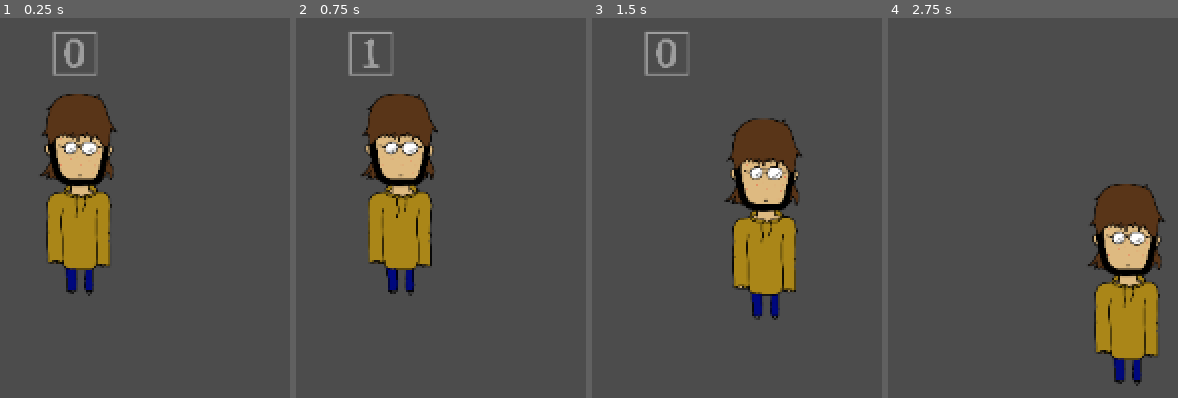
Above: before the commit, frames 1-4 (left to right).
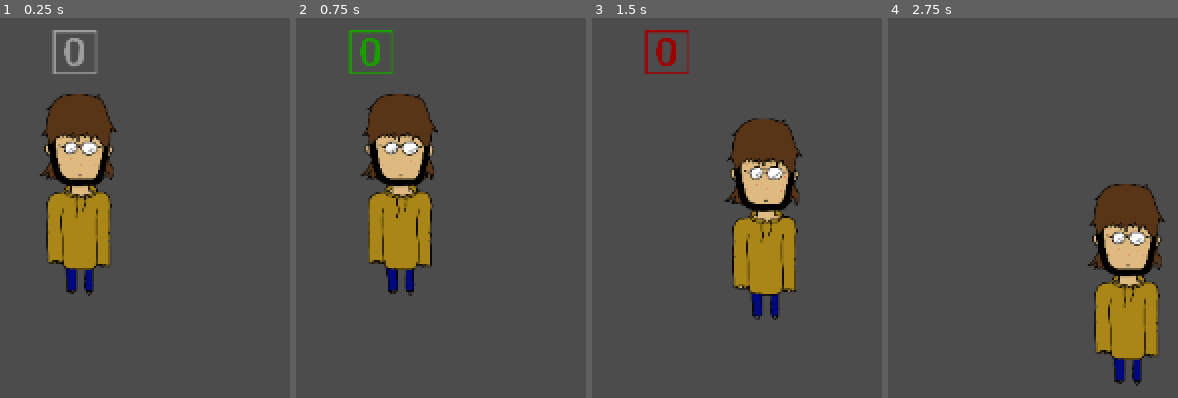
Above: after the commit, the same moments.

Repository: CeylenGames/5thAlakajam
Game: Godot game, scene res://World.tscn
Same seed, same stepped clock (60 frames per second), same inputs: the game is played once before the commit and once after it.
Inputs:
- Up to frame 1 (0.25 s): no input
- Up to frame 2 (0.75 s): tap Enter at 0.5 s; hold Right (ui_right) from 0.53 s (still down); tap Keypad 0 (combo_0) at 0.6 s
- Up to frame 3 (1.5 s): tap Keypad 1 (combo_1) at 0.8, 1.35 s; release Right (ui_right) at 1.28 s; hold Down (ui_down) from 1.28 s (still down)
- Up to frame 4 (2.75 s): tap Keypad 0 (combo_0) at 1.55, 2.1 s; release Down (ui_down) at 2.03 s; hold Right (ui_right) from 2.03 s (still down); tap Keypad 1 (combo_1) at 2.3 s

The runs differ from the first frame. In frame 1, 0.4% of the frame differs, in the area x 17-34%, y 3-16%; in frame 2, 1.0%; in frame 3, 0.9%; in frame 4, nothing differs.

Commit message:
fini combo

Diff:
--- a/Prefabs/Combo.tscn
+++ b/Prefabs/Combo.tscn
@@ -4,30 +4,48 @@
 [ext_resource path="res://images/0.png" type="Texture" id=2]
 [ext_resource path="res://images/1.png" type="Texture" id=3]
 
-[node name="Combo" type="Node"]
+[node name="Combo" type="Node" index="0"]
 
 script = ExtResource( 1 )
 Button0 = ExtResource( 2 )
 Button1 = ExtResource( 3 )
 combo = PoolIntArray( 0, 1, 0 )
+Green = Color( 0.171875, 1, 0, 1 )
+Red = Color( 1, 0, 0, 1 )
+White = Color( 1, 1, 1, 1 )
 
-[node name="Timer" type="Timer" parent="." index="0"]
+[node name="Exit_Timer" type="Timer" parent="." index="0"]
 
 process_mode = 1
 wait_time = 1.0
 one_shot = true
 autostart = false
 
-[node name="TextureRect" type="TextureRect" parent="." index="1"]
+[node name="Accept_Timer" type="Timer" parent="." index="1"]
 
+process_mode = 1
+wait_time = 0.2
+one_shot = true
+autostart = false
+
+[node name="Reject_Timer" type="Timer" parent="." index="2"]
+
+process_mode = 1
+wait_time = 0.2
+one_shot = true
+autostart = false
+
+[node name="TextureRect" type="TextureRect" parent="." index="3"]
+
+modulate = Color( 0.996094, 0.996094, 0.996094, 1 )
 anchor_left = 0.0
 anchor_top = 0.0
 anchor_right = 0.0
 anchor_bottom = 0.0
 margin_left = -20.0
-margin_top = -130.0
+margin_top = -131.0
 margin_right = 334.0
-margin_bottom = 224.0
+margin_bottom = 223.0
 rect_scale = Vector2( 0.1, 0.1 )
 rect_pivot_offset = Vector2( 0, 0 )
 rect_clip_content = false
@@ -38,3 +56,7 @@
 texture = ExtResource( 2 )
 stretch_mode = 0
 _sections_unfolded = [ "Hint", "Rect", "Visibility" ]
+
+[connection signal="timeout" from="Accept_Timer" to="." method="change_index"]
+
+[connection signal="timeout" from="Reject_Timer" to="." method="normal_color"]
--- a/Prefabs/Player.tscn
+++ b/Prefabs/Player.tscn
@@ -1,11 +1,9 @@
-[gd_scene load_steps=9 format=2]
+[gd_scene load_steps=7 format=2]
 
 [ext_resource path="res://Scripts/Player.gd" type="Script" id=1]
 [ext_resource path="res://images/dos.png" type="Texture" id=2]
 [ext_resource path="res://images/perso.png" type="Texture" id=3]
-[ext_resource path="res://Scripts/Combo.gd" type="Script" id=4]
-[ext_resource path="res://images/0.png" type="Texture" id=5]
-[ext_resource path="res://images/1.png" type="Texture" id=6]
+[ext_resource path="res://Prefabs/Combo.tscn" type="PackedScene" id=4]
 
 [sub_resource type="SpriteFrames" id=2]
 
@@ -27,7 +25,7 @@
 radius = 10.0
 height = 60.0
 
-[node name="Player" type="KinematicBody2D" index="0"]
+[node name="Player" type="KinematicBody2D"]
 
 input_pickable = false
 collision_layer = 1
@@ -50,37 +48,4 @@
 shape = SubResource( 1 )
 _sections_unfolded = [ "Transform" ]
 
-[node name="Combo" type="Node" parent="." index="2"]
-
-script = ExtResource( 4 )
-Button0 = ExtResource( 5 )
-Button1 = ExtResource( 6 )
-combo = PoolIntArray( 0, 1, 0 )
-
-[node name="Timer" type="Timer" parent="Combo" index="0"]
-
-process_mode = 1
-wait_time = 1.0
-one_shot = true
-autostart = false
-
-[node name="TextureRect" type="TextureRect" parent="Combo" index="1"]
-
-anchor_left = 0.0
-anchor_top = 0.0
-anchor_right = 0.0
-anchor_bottom = 0.0
-margin_left = -20.0
-margin_top = -130.0
-margin_right = 334.0
-margin_bottom = 224.0
-rect_scale = Vector2( 0.1, 0.1 )
-rect_pivot_offset = Vector2( 0, 0 )
-rect_clip_content = false
-mouse_filter = 1
-mouse_default_cursor_shape = 0
-size_flags_horizontal = 1
-size_flags_vertical = 1
-texture = ExtResource( 5 )
-stretch_mode = 0
-_sections_unfolded = [ "Hint", "Rect", "Visibility" ]
+[node name="Combo" parent="." index="2" instance=ExtResource( 4 )]
--- a/Scripts/Combo.gd
+++ b/Scripts/Combo.gd
@@ -6,6 +6,10 @@
 export (PoolIntArray) var combo
 var index = 0
 var is_combo_finished = false
+
+export (Color) var Green
+export (Color) var Red
+export (Color) var White
 
 func _ready():
 	update_ui()
@@ -16,29 +20,24 @@
 
 func get_events():
 	if Input.is_action_just_pressed("combo_0"):
-		$Timer.stop()
+		$Exit_Timer.stop()
 		if combo[index] == 0:
-			index += 1
-			if index == combo.size():
-				$TextureRect.visible = false
-				is_combo_finished = true
-			else:
-				update_ui()
-			# Anim bon code
-		# Sinon anim faux
+			$TextureRect.modulate = Green
+			$Accept_Timer.start()
+		else:
+			$TextureRect.modulate = Red
+			$Reject_Timer.start()
+
 	elif Input.is_action_just_pressed("combo_1"):
-		$Timer.stop()
+		$Exit_Timer.stop()
 		if combo[index] == 1:
-			index += 1
-			if index == combo.size():
-				$TextureRect.visible = false
-				is_combo_finished = true
-			else:
-				update_ui()
-			# Anim bon code
-		#Sinon faux
+			$TextureRect.modulate = Green
+			$Accept_Timer.start()
+		else:
+			$TextureRect.modulate = Red
+			$Reject_Timer.start()
 	else:
-		$Timer.start()
+		$Exit_Timer.start()
 
 func combo_exit():
 	index = 0
@@ -48,3 +47,15 @@
 		$TextureRect.texture = Button0
 	else:
 		$TextureRect.texture = Button1
+
+func change_index():
+	index += 1
+	if index == combo.size():
+		$TextureRect.visible = false
+		is_combo_finished = true
+	else:
+		normal_color()
+		update_ui()
+
+func normal_color():
+	$TextureRect.modulate = White
